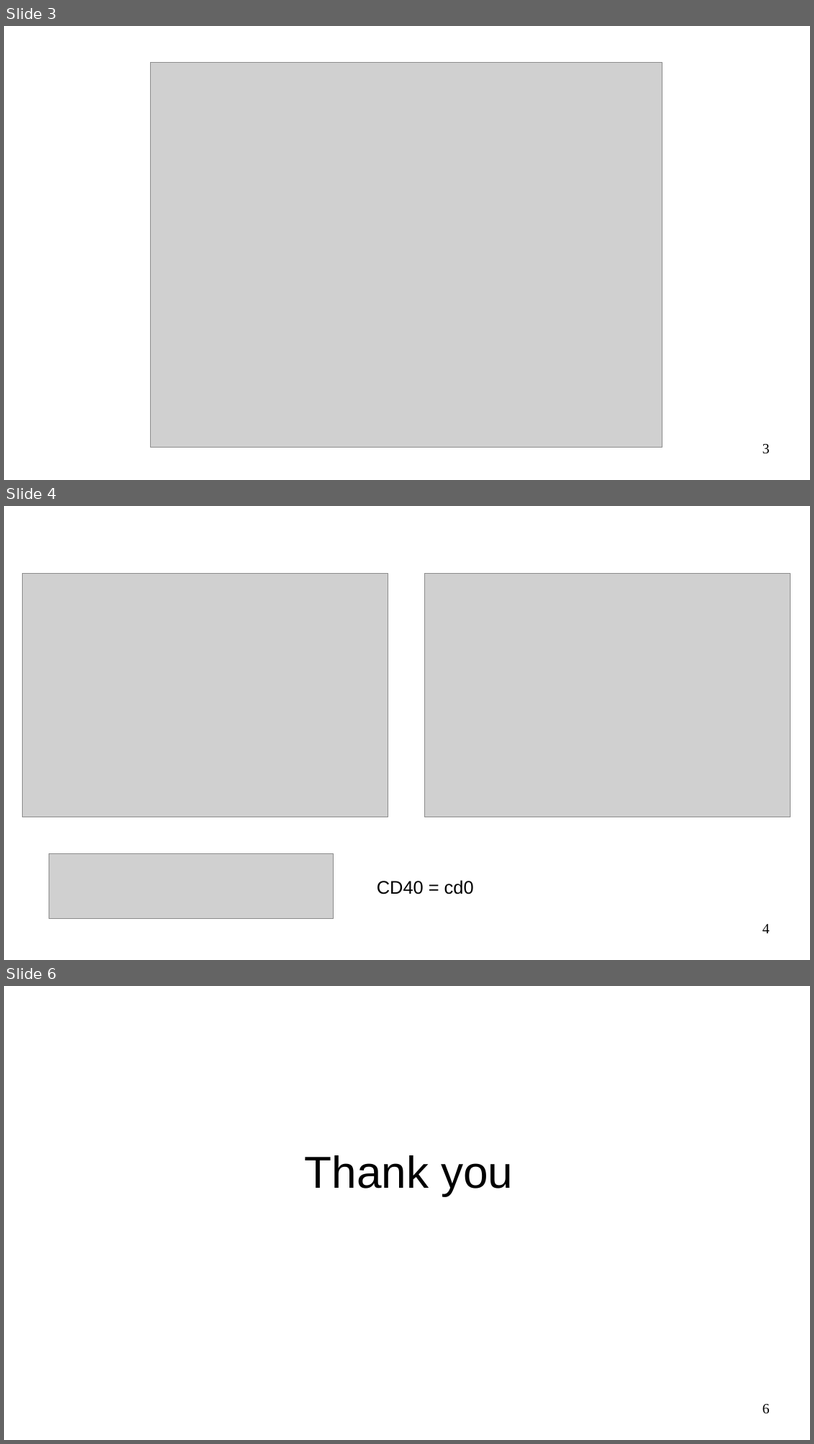
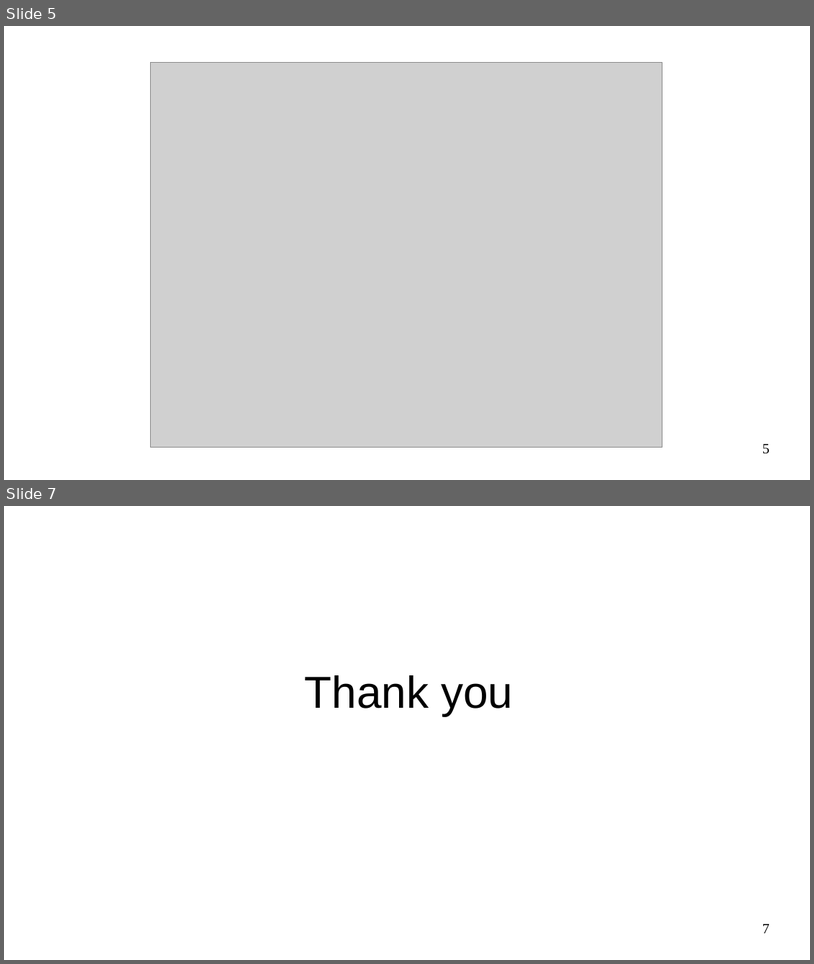
Before and after one commit to jfdev001/PlasmaCellDiff, a slide deck: pptx/20231006_frazier_jared_progress_meeting_3.odp. Shown one above the other, each under a label of ours: slides 3, 4 and 6 before the commit, slides 5 and 7 after it; the slides between them are not shown. The pictures are 814x1444 and 814x964 pixels, drawn with LibreOffice and Linux fonts; fonts in the diff are those of the drawing; grey boxes stand for pictures. Boxes give left, top, right and bottom in pixels: in the first picture for what was removed or moved away, otherwise in the second. Text is boxed around its words. In the diff, an @@ line names an element or a change of style, - is before the commit and + after.

```diff
--- a/pptx/20231006_frazier_jared_progress_meeting_3.odp
+++ b/pptx/20231006_frazier_jared_progress_meeting_3.odp
@@ slide 4 removed at (x1=4, y1=506, x2=810, y2=960), background #FFFFFF @@
@@ picture removed at (x1=22, y1=574, x2=388, y2=817) @@
@@ picture removed at (x1=424, y1=574, x2=791, y2=817) @@
@@ picture removed at (x1=49, y1=854, x2=333, y2=918) @@
@@ text removed at (x1=377, y1=880, x2=474, y2=894) @@
-CD40 = cd0
@@ page number removed at (x1=763, y1=924, x2=770, y2=933) @@
-4
@@ what was slide 3 is now slide 5 @@
@@ page number at (x1=763, y1=444, x2=770, y2=454): text changed @@
-3
+5
@@ what was slide 6 is now slide 7 @@
@@ page number at (x1=763, y1=924, x2=770, y2=933): text changed @@
-6
+7
```
Also in this commit, not shown: 2 slides changed, 2 slides added, 5 other files.
